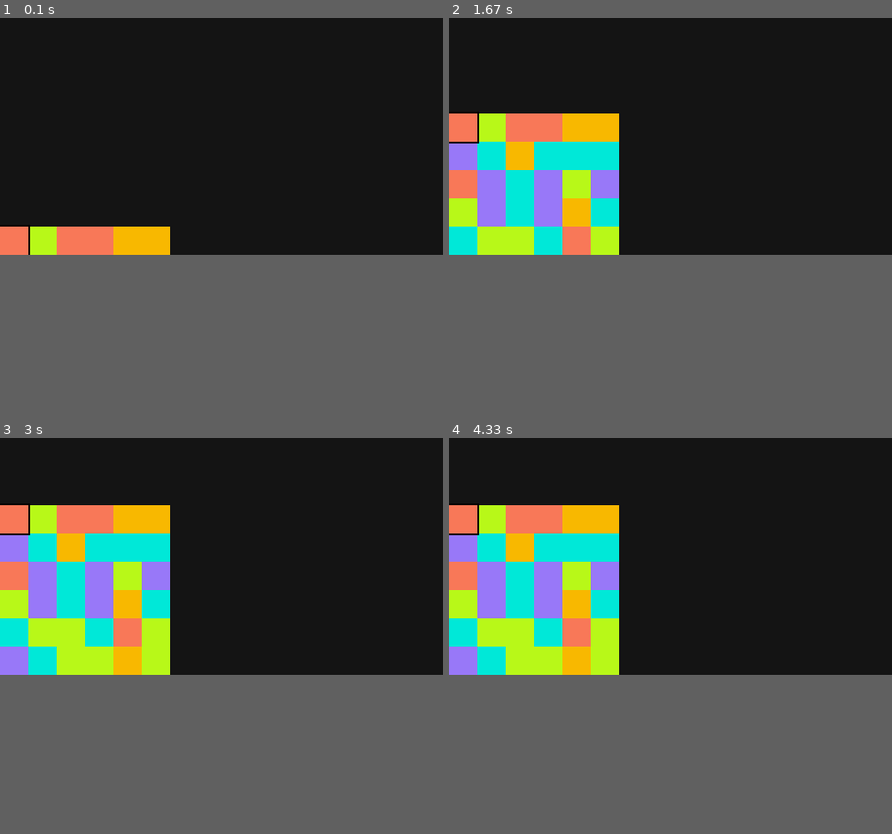
Above: before the commit, frames 1-4 (two rows, left to right).
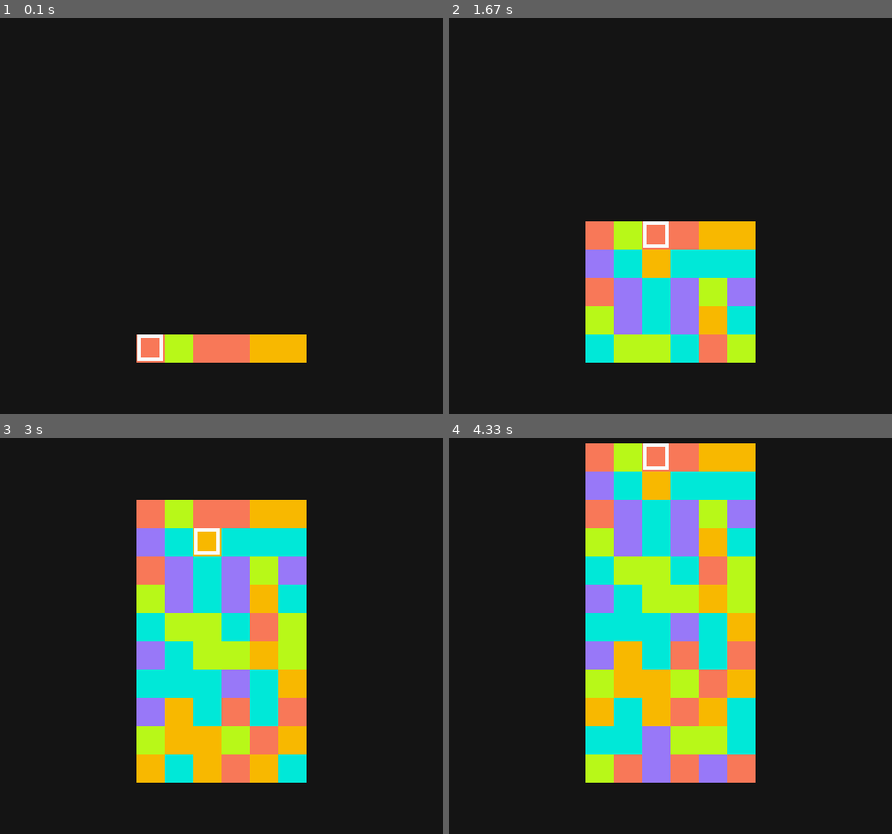
Above: after the commit, the same moments.

Repository: mariagregorio/pygame-projects
Game: pygame game, started from puzzle-challenge/just-blocks.py
Two runs of this game, one before a commit and one after it. Both use one fixed random seed, a clock stepped at 60 frames per second and the inputs below.
Inputs:
- Up to frame 1 (0.1 s): no input
- Up to frame 2 (1.67 s): hold Space 0.33-0.8 s; hold Right 0.33-0.8 s; hold Right 0.83-1.3 s; tap Space at 0.9, 1.2, 1.4 s; hold Up 1.33-1.63 s
- Up to frame 3 (3 s): hold Right 1.67-2.13 s; tap Space at 1.73, 2.03, 2.23, 2.53, 2.8 s; hold Left 2.17-2.7 s; hold Down from 2.73 s (still down)
- Up to frame 4 (4.33 s): release Down at 3.03 s; hold Left 3.07-3.47 s; tap Space at 3.13, 3.43, 3.57, 3.97, 4.27 s; hold Up 3.5-3.87 s; hold Right from 3.9 s (still down)
In our replay, the window is 500x320 before the commit and 500x500 after it. These sizes can differ from the game's own. Grey fills any space a smaller window leaves; there, only what the larger window draws over its background counts as a difference.

The runs differ from the first frame. In frame 1, 5.5% of the frame differs, in the area x 0-70%, y 52-88%; in frame 2, 27%; in frame 3, 40%; in frame 4, 46%, in the area x 0-70%, y 1-88%.

Commit message:
starting check for block matches at puzzle challenge

Diff:
--- a/puzzle-challenge/just-blocks.py
+++ b/puzzle-challenge/just-blocks.py
@@ -5,7 +5,7 @@
 pygame.init()
 
 win_width = 500
-win_height = 320
+win_height = 500
 window = pygame.display.set_mode((win_width, win_height))
 clock = pygame.time.Clock()
 pygame.display.set_caption("puzzle challenge mf")
@@ -30,24 +30,30 @@
         self.color = color
         self.id = block_id_count
         block_id_count += 1
-        self.selected = False
+        self.focused = False
 
-    def draw(self):
-        global window
-        global win_height
-
-        pygame.draw.rect(window, self.color[1], (self.x, self.y, self.width, self.height))
+    def draw(self, grid_surface):
+        pygame.draw.rect(grid_surface, self.color[1], (self.x, self.y, self.width, self.height))
 
 
 class Grid:
     def __init__(self):
         self.blocks = []
+        self.x = 0
+        self.y = 0
+        self.height = 384
+        self.width = 192
+        self.grid_surface = pygame.Surface((self.width, self.height))
+
+    def display(self):
+        global window
+        window.blit(self.grid_surface, ((win_width // 2) - (self.width // 2), (win_height // 2) - (self.height // 2)))
 
     def generate_line(self):
         new_line = []
         colors = [(1, (152, 120, 248)), (2, (0, 232, 216)), (3, (184, 248, 24)), (4, (248, 184, 0)),
                   (5, (248, 120, 88)), (6, (0, 0, 0))]
-        if len(self.blocks) < 6:
+        if len(self.blocks) < 12:
             # move all lines -32 in y
             if len(self.blocks) > 0:
                 for i, i_line in enumerate(self.blocks):
@@ -55,7 +61,7 @@
                         i_block.y -= 32
 
             for x in range(6):
-                new_line.append(Block(x * 32, win_height - 32, colors[random.randint(0, len(colors) - 2)]))
+                new_line.append(Block(x * 32, self.height - 32, colors[random.randint(0, len(colors) - 2)]))
             self.blocks.append(new_line)
         else:
             print("you lose")
@@ -71,13 +77,44 @@
                         # make current block empty
                         self.blocks[i][j].color = (6, (0, 0, 0))
 
+    def check_for_matching_blocks(self):
+        for i, i_line in enumerate(self.blocks):
+            for j, i_block in enumerate(i_line):
+                # check left to right matching blocks
+                try:
+                    if self.blocks[i][j + 1].color == i_block.color and self.blocks[i][j + 2].color == i_block.color:
+                        try:
+                            if self.blocks[i][j + 3].color == i_block.color:
+                                try:
+                                    if self.blocks[i][j + 4].color == i_block.color:
+                                        try:
+                                            if self.blocks[i][j + 5].color == i_block.color:
+                                                print("we have 6 horizontal at line {} block {}".format(i, j))
+                                                continue
+                                        except IndexError:
+                                            pass
+                                        print("we have 5 horizontal at line {} block {}".format(i, j))
+                                        continue
+                                except IndexError:
+                                    pass
+                                print("we have 4 horizontal at line {} block {}".format(i, j))
+                                continue
+                            else:
+                                pass
+                        except IndexError:
+                            pass
+                        print("we have 3 horizontal at line {} block {}".format(i, j))
+                except IndexError:
+                    continue
+
 
 run = True
 
 grid = Grid()
+
 grid.generate_line()
 
-grid.blocks[0][0].selected = True
+grid.blocks[0][0].focused = True
 
 
 while run:
@@ -87,19 +124,53 @@
         if event.type == pygame.KEYDOWN:
             if event.key == pygame.K_SPACE:
                 grid.generate_line()
+            if event.key == pygame.K_RIGHT:
+                for i, line in enumerate(grid.blocks):
+                    for j, block in enumerate(line):
+                        if block.focused and j != 5:
+                            block.focused = False
+                            grid.blocks[i][j + 1].focused = True
+                            break
+            if event.key == pygame.K_LEFT:
+                for i, line in enumerate(grid.blocks):
+                    for j, block in enumerate(line):
+                        if block.focused and j != 0:
+                            block.focused = False
+                            grid.blocks[i][j - 1].focused = True
+                            break
+            if event.key == pygame.K_DOWN:
+                # i don't understand why i had to do this found thing to get out of the loop, while the others worked
+                # just fine...
+                found = False
+                for i, line in enumerate(grid.blocks):
+                    if not found:
+                        for j, block in enumerate(line):
+                            if block.focused and i != len(grid.blocks) - 1:
+                                block.focused = False
+                                grid.blocks[i + 1][j].focused = True
+                                found = True
+                                break
+            if event.key == pygame.K_UP:
+                for i, line in enumerate(grid.blocks):
+                    for j, block in enumerate(line):
+                        if block.focused and i != 0:
+                            block.focused = False
+                            grid.blocks[i - 1][j].focused = True
+                            break
 
     window.fill((20, 20, 20))
+    grid.display()
+    grid.grid_surface.fill((20, 20, 20))
 
     for line in grid.blocks:
         for block in line:
-            block.draw()
-
-    for line in grid.blocks:
-        for block in line:
-            if block.selected:
-                pygame.draw.rect(window, (0, 0, 0), (block.x - 2, block.y - 2, block.width + 4, block.height + 4), 2)
+            block.draw(grid.grid_surface)
+            if block.focused:
+                pygame.draw.rect(grid.grid_surface, (250, 250, 250), (block.x + 1, block.y, block.width - 3,
+                                                                      block.height - 2), 4)
 
     grid.check_for_empty_block()
+    grid.check_for_matching_blocks()
 
     pygame.display.update()
     clock.tick(30)
